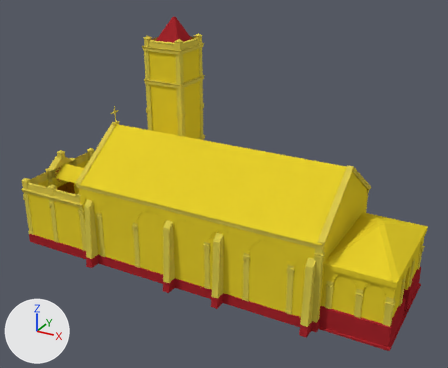
The Blender file Utils/Modelos/igreja definitiva.blend, before and after one commit.
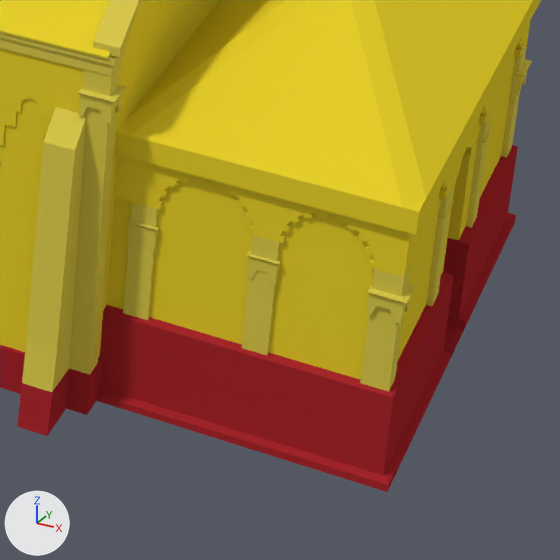
There are two pictures of each version: one whole from a 50 mm lens placed at (33.1, -45.7, 30.2), pointed at (8.5, -0.9, 7.8), one close up on the part from 66% to 96% of the width and 63% to 100% of the height. The axes (+X, +Y, +Z) are drawn at lower left. The lights are the same throughout. The same objects are shown in both versions, whatever each file hides.

Before the edit, the objects in view are built like this:
```python
me_plane = bpy.data.meshes.new('Plane')
me_plane.from_pydata(...)  # 9544 vertices, 6497 faces, 29 loose edges; spans x -8.5..27.6, y -5.8..15.1, z -16.4..0.0
me_plane.materials.append(mat_material_008)  # yellow #dac74e
me_plane.materials.append(mat_material_005)  # yellow #e7cf2c
me_plane.materials.append(mat_material_003)  # red #a7282e
me_plane.materials.append(mat_material_006)  # picture img_material
me_plane.materials.append(mat_material_011)  # brown #8b5704
me_plane.materials.append(mat_material)  # yellow #e7d634
me_plane.materials.append(mat_material_007)  # yellow #d8c84c
me_plane.materials.append(mat_material_010)  # red #a7282e
me_plane.materials.append(mat_material_009)  # yellow #dac74c
ob_plane = bpy.data.objects.new('Plane', me_plane)
ob_plane.location = (-1.76, 8.2, 15.08)
ob_plane.rotation_euler = (-1.571, 0.0, 0.0)  # degrees (-90, 0, 0)
```
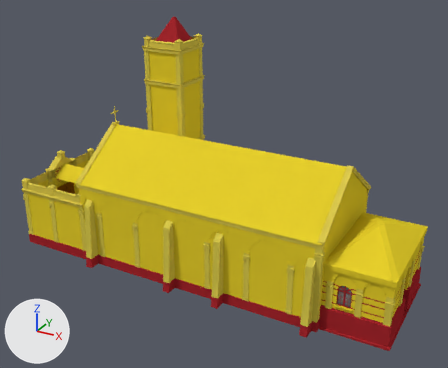
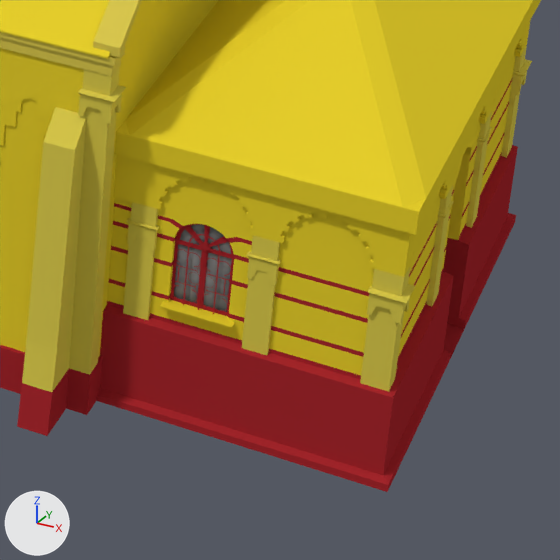
Edits to the bpy script that builds the scene:
```text
Change me_plane:
    used by ob_plane; location = (-1.76, 8.2, 15.08); rotation_euler = (-1.571, 0.0, 0.0), in degrees (-90, 0, 0)
    remove me_plane.from_pydata(...)  # 9544 vertices, 6497 faces, 29 loose edges; spans x -8.5..27.6, y -5.8..15.1, z -16.4..0.0
    add me_plane.from_pydata(...)  # 11090 vertices, 7339 faces, 31 loose edges; spans x -8.5..27.6, y -5.8..15.1, z -16.4..0.0
    me_plane part 1: the loose piece of 547 vertices spanning x 0.3..1.5, y 8.0..9.9, z -0.3 is copied, and the copy is scaled about its middle by (-1, 1, -0.989), then moved by (22.8, 2.7, -14.3); it spans x 23.1..24.3, y 10.7..12.6, z -14.6
    me_plane part 2: a new loose piece of 204 vertices spanning x 21.9..24.6, y 10.6..13.1, z -14.8..-14.5
    me_plane part 3: 44 vertices added at x 24.6..27.2, y 11.2..13.1, z -14.6..-5.1
```

Location of each change, (x1, y1, x2, y2) in pixels of the close-ups (560 x 560 px):
part 1 of me_plane, added (red): after (171, 225, 234, 314)
part 2 of me_plane, added (yellow): after (107, 197, 253, 344)
part 3 of me_plane, added (yellow): after (103, 56, 516, 398)
